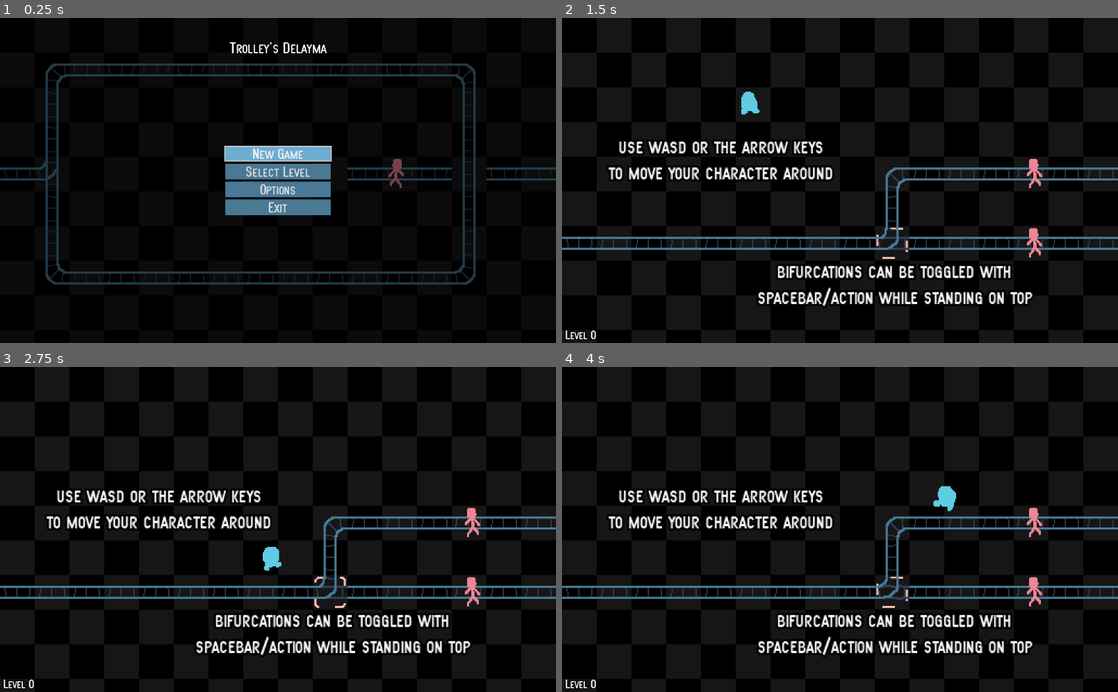
Above: before the commit, frames 1-4 (two rows, left to right).
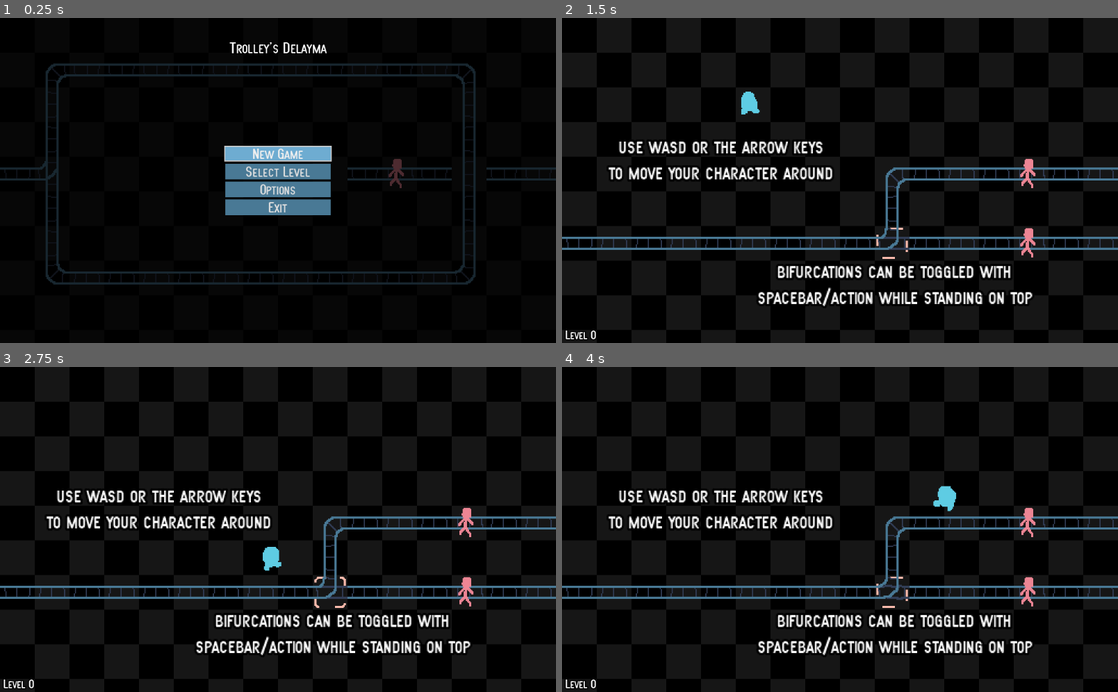
Above: after the commit, the same moments.

Repository: albertnez/ld50
Game: Godot game, scene res://scenes/main_menu_handler.tscn
Two runs of this game, one before a commit and one after it. Both use one fixed random seed, a clock stepped at 60 frames per second and the inputs below.
Inputs (mouse positions are in pixels of both pictures, inside the frame that each line leads up to):
- Up to frame 1 (0.25 s): no input
- Up to frame 2 (1.5 s): click "New Game" at 0.5 s; tap Enter (restart) at 1.25 s; move the mouse to (962, 164) at 1.27 s; hold Right (ui_right) from 1.28 s (still down)
- Up to frame 3 (2.75 s): move the mouse to (166, 545) at 2.02 s; release Right (ui_right) at 2.03 s; hold Down (ui_down) from 2.03 s (still down)
- Up to frame 4 (4 s): move the mouse to (895, 458) at 2.77 s; release Down (ui_down) at 2.78 s; hold Right (ui_right) 2.78-3.53 s; move the mouse to (812, 594) at 3.52 s; hold Up (ui_up) from 3.53 s (still down)

The runs differ from the first frame. In frame 1, 2.8% of the frame differs, in the area x 0-100%, y 14-82%; in frame 2, 0.4%; in frame 3, 0.4%; in frame 4, 0.4%.

Commit message:
Make dimming stronger

Diff:
--- a/scenes/levels/tutorial/move_and_toggle.tscn
+++ b/scenes/levels/tutorial/move_and_toggle.tscn
@@ -5,7 +5,7 @@
 
 [node name="TileMap" instance=ExtResource( 2 )]
 cell_custom_transform = Transform2D( 32, 0, 0, 32, 0, 0 )
-tile_data = PoolIntArray( 131076, 536870913, 131072, 131078, …(84 unchanged characters)… 2737, 0, 262156, 1610612737, 0, 262157, 1, 65536, 262158, 1610612737, 0, 262159, 1610612737, 0, 327682, -1073741824, 1, 327683, 1073741824, 0, 327684, 1073741824, 0, 327685, -536870912, 3, 327689, -536870911, 0, 458751, 1, 196608, 393216, 536870913, 0, 393217, 1610612737, 0, 393218, 1610612737, 0, 393219, 1610612737, 0, 393220, 1610612737, 0, 393221, 1610612737, 0, 393222, 1610612737, 0, 393223, 1610612737, 0, 393224, 1610612737, 0, 393225, 1073741825, 2, 393226, 1610612737, 0, 393227, 1610612737, 0, 393228, 1610612737, 0, 393229, 1, 65536, 393230, 1610612737, 0, 393231, 1610612737, 0, 458752, 1, 196609 )
+tile_data = PoolIntArray( 131076, 536870913, 131072, 131078, …(84 unchanged characters)… 2737, 0, 262156, 1610612737, 0, 262157, 536870913, 65536, 262158, 1610612737, 0, 262159, 1610612737, 0, 327682, -1073741824, 1, 327683, 1073741824, 0, 327684, 1073741824, 0, 327685, -536870912, 3, 327689, -536870911, 0, 458751, 1, 196608, 393216, 536870913, 0, 393217, 1610612737, 0, 393218, 1610612737, 0, 393219, 1610612737, 0, 393220, 1610612737, 0, 393221, 1610612737, 0, 393222, 1610612737, 0, 393223, 1610612737, 0, 393224, 1610612737, 0, 393225, 1073741825, 2, 393226, 1610612737, 0, 393227, 1610612737, 0, 393228, 1610612737, 0, 393229, 536870913, 65536, 393230, 1610612737, 0, 393231, 1610612737, 0, 458752, 1, 196609 )
 TROLLEY_WAIT_TIME = -1.0
 
 [node name="IndicatorTilemap" parent="." index="1"]
@@ -32,4 +32,4 @@
 align = 1
 
 [node name="ActionHoverIndicator" parent="." index="5"]
-frame = 6
+frame = 3
--- a/scenes/main_menu_handler.tscn
+++ b/scenes/main_menu_handler.tscn
@@ -15,6 +15,6 @@
 [node name="BackgroundDimmer" type="ColorRect" parent="CanvasLayer"]
 anchor_right = 1.0
 anchor_bottom = 1.0
-color = Color( 0, 0, 0, 0.501961 )
+color = Color( 0, 0, 0, 0.67451 )
 
 [node name="Menu" parent="CanvasLayer" instance=ExtResource( 1 )]
--- a/scenes/ui/game_ui.tscn
+++ b/scenes/ui/game_ui.tscn
@@ -108,7 +108,7 @@
 [node name="BackgroundLightDimmer" type="ColorRect" parent="LevelCompleted"]
 anchor_right = 1.0
 anchor_bottom = 1.0
-color = Color( 0, 0, 0, 0.25098 )
+color = Color( 0, 0, 0, 0.67451 )
 
 [node name="VBoxContainer" type="VBoxContainer" parent="LevelCompleted"]
 anchor_left = 0.5
